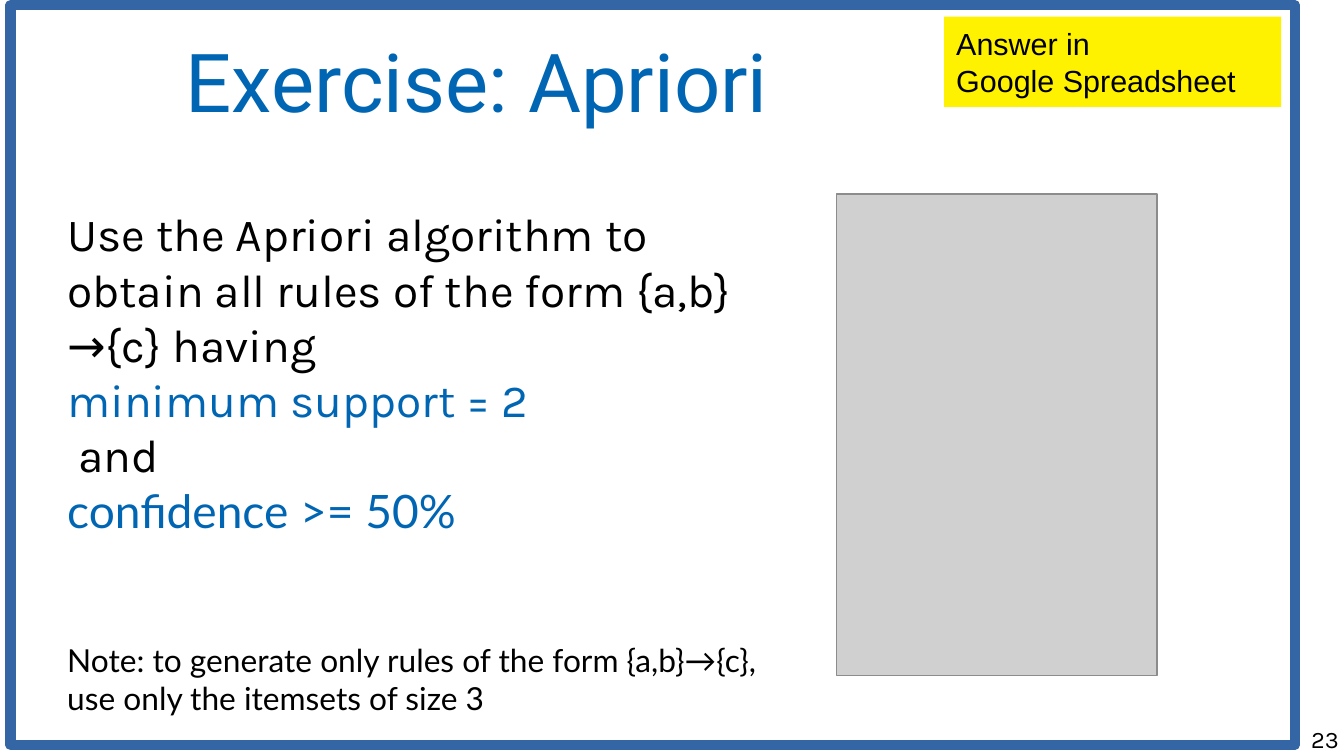
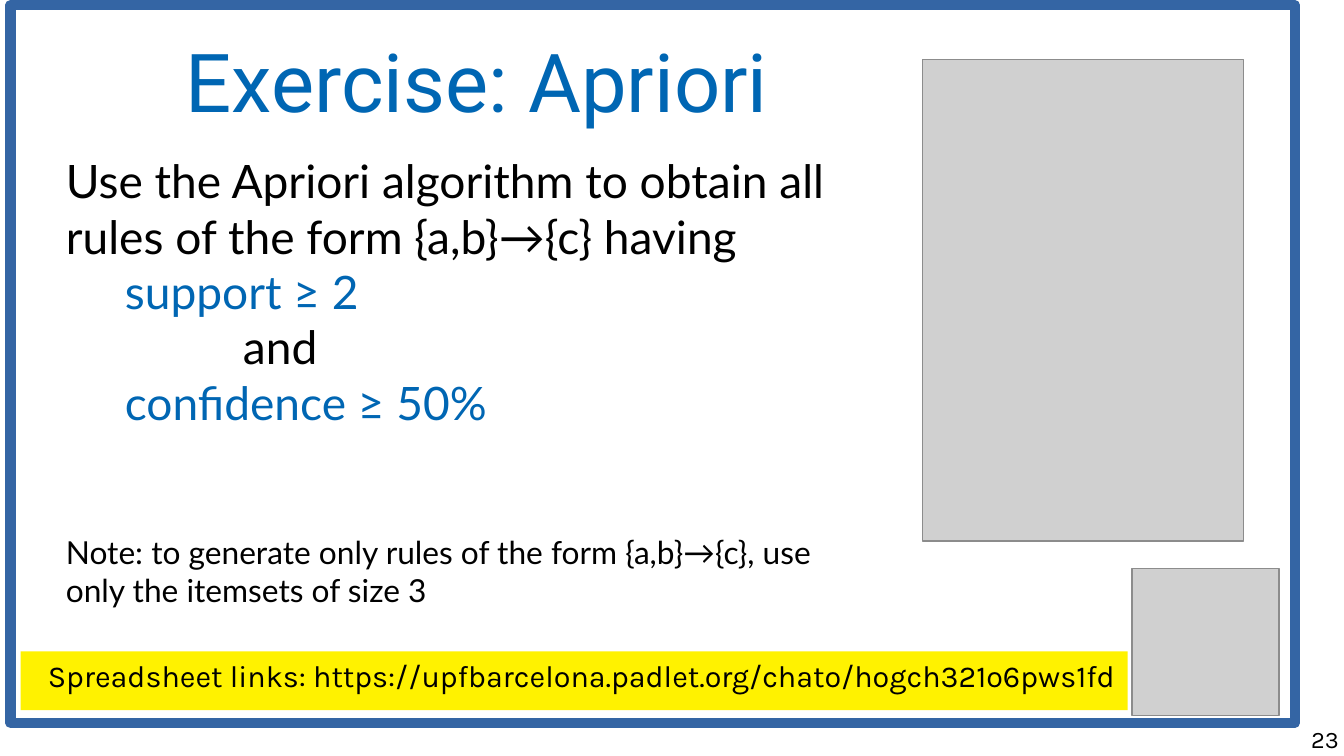
Before and after one commit to chatox/data-mining-course, a slide deck: slide 23 of theory/odp/tt13_association_rules_mining.odp. Drawn at 1344x756 pixels with LibreOffice and Linux fonts; fonts in the diff are those of the drawing; grey boxes stand for pictures. Boxes give left, top, right and bottom in pixels: in the first picture for what was removed or moved away, otherwise in the second. Text is boxed around its words. In the diff, an @@ line names an element or a change of style, - is before the commit and + after.

```diff
--- a/theory/odp/tt13_association_rules_mining.odp
+++ b/theory/odp/tt13_association_rules_mining.odp
@@ rectangle resized from (x1=11, y1=5, x2=1296, y2=745) to (x1=11, y1=5, x2=1296, y2=723) @@
@@ rectangle removed at (x1=945, y1=17, x2=1282, y2=107) @@
-Answer in
-Google Spreadsheet
@@ picture moved from (x1=837, y1=194, x2=1157, y2=676) to (x1=923, y1=60, x2=1244, y2=542) @@
@@ text at (x1=66, y1=164, x2=824, y2=421): text changed; font Karla to Lato @@
-Use the Apriori algorithm to obtain all rules of the form {a,b}→{c} having
-minimum support = 2
-and
-confidence >= 50%
+Use the Apriori algorithm to obtain all rules of the form {a,b}→{c} having
+support ≥ 2
+and
+confidence ≥ 50%
@@ text "Use the Apriori algorithm to ..." moved from (x1=67, y1=219, x2=756, y2=711) to (x1=66, y1=164, x2=824, y2=608) @@
@@ picture added at (x1=1133, y1=570, x2=1281, y2=717) @@
@@ rectangle added at (x1=21, y1=651, x2=1128, y2=710), fill #FFF200, 18 pt, text #000000 @@
+Spreadsheet links: https://upfbarcelona.padlet.org/chato/hogch321o6pws1fd
```
Also in this commit, not shown: 8 other slides changed, 6 other files.
